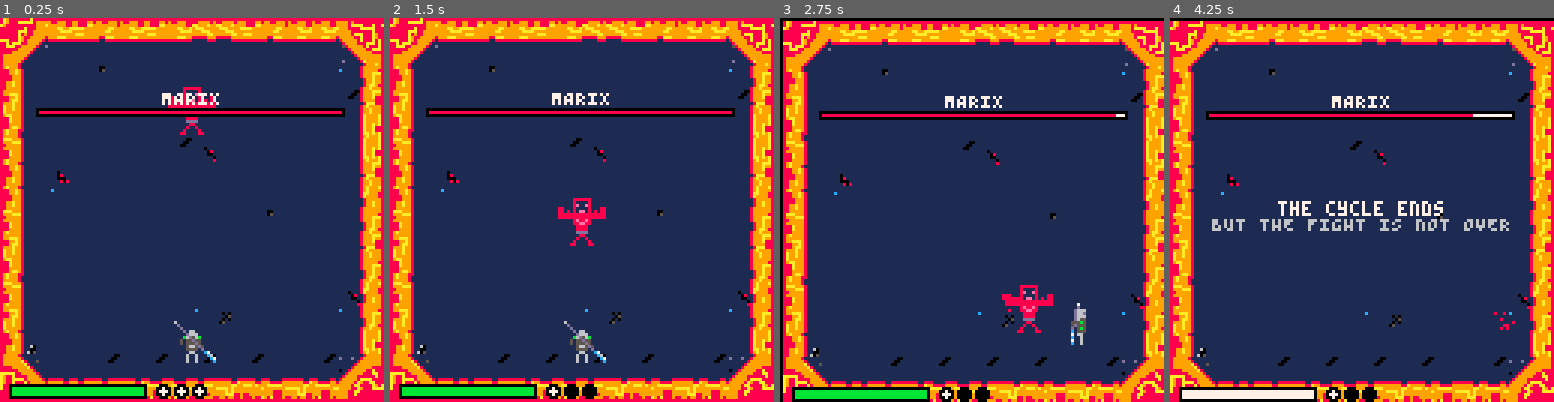
Above: before the commit, frames 1-4 (left to right).
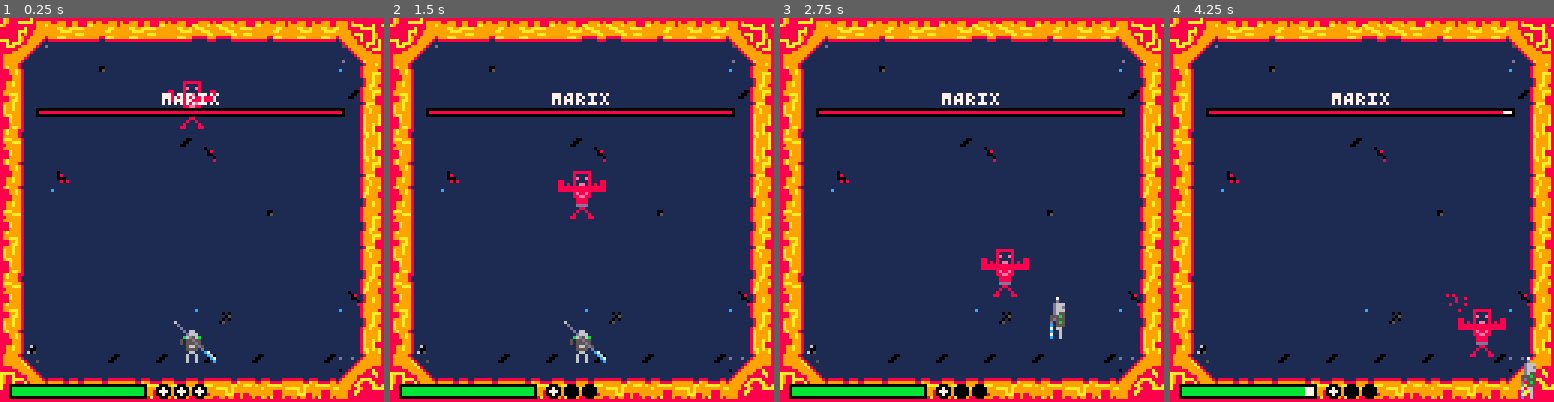
Above: after the commit, the same moments.

Repository: multikorv/pico8-godbusters
Game: PICO-8 cartridge godbusters.p8
The game is run twice, just before and just after one commit, with the same random seed, the same clock (stepped at 60 frames per second) and the same inputs.
Inputs:
- Up to frame 1 (0.25 s): no input
- Up to frame 2 (1.5 s): tap X (X key) at 0.33, 1.07 s; tap O (Z key) at 0.7 s
- Up to frame 3 (2.75 s): hold Right 1.6-2.1 s; tap O (Z key) at 1.7, 2.1, 2.5 s; tap X (X key) at 1.85 s; hold Up 2.15-2.42 s; hold Right from 2.47 s (still down)
- Up to frame 4 (4.25 s): tap O (Z key) every 0.4 s from 2.9 to 4.1 s; tap X (X key) at 2.97, 4.08 s; release Right at 3.03 s; hold Left 3.08-3.58 s; hold Down 3.63-3.97 s; hold Right from 4.02 s (still down)

The runs differ from the first frame. In frame 1, 0.4% of the frame differs, in the area x 43-57%, y 16-31%; in frame 2, 1.0%; in frame 3, 21%, in the area x 0-100%, y 0-100%; in frame 4, 17%.

Commit message:
Update marix speed

Diff:
--- a/godbusters.p8
+++ b/godbusters.p8
@@ -563,7 +563,7 @@
 
         local direction_to_player = (player.position - self.position):normalize()
 
-        self.velocity = direction_to_player * vec:new({x = 0.5, y = 0.5, z = 0.5})
+        self.velocity = direction_to_player * vec:new({x = 0.4, y = 0.4, z = 0.4})
         self.position = self.position + self.velocity
         self:update_hitboxes()
 
